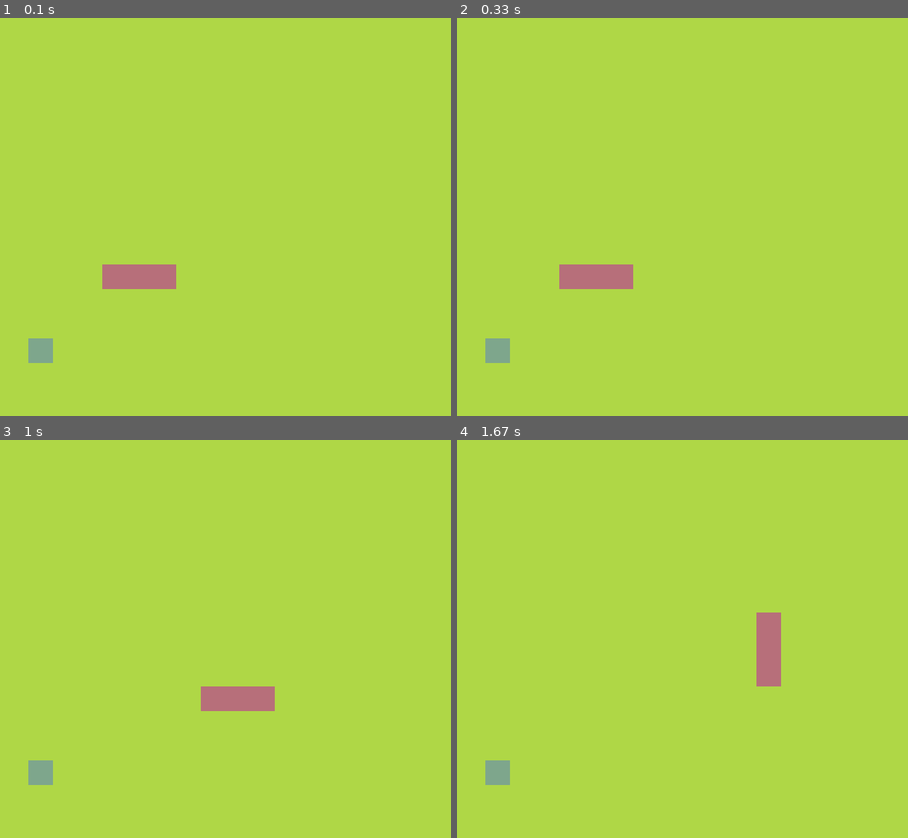
Above: before the commit, frames 1-4 (two rows, left to right).
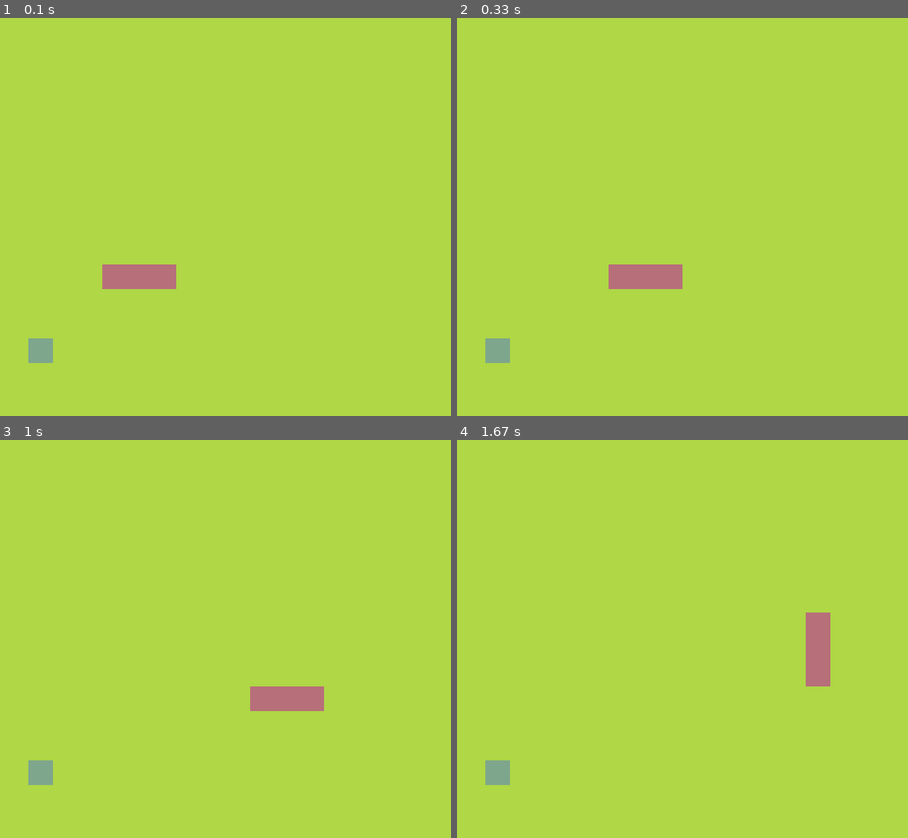
Above: after the commit, the same moments.

Repository: Leovalcante/pygame-snake
Game: pygame game, started from snake.py
Two runs of this game, one before a commit and one after it. Both use one fixed random seed, a clock stepped at 60 frames per second and the inputs below.
Inputs:
- Up to frame 1 (0.1 s): no input
- Up to frame 2 (0.33 s): no input
- Up to frame 3 (1 s): hold C 0.33-0.8 s; hold Right 0.33-0.8 s
- Up to frame 4 (1.67 s): hold Up from 1.33 s (still down)

Frame 1 is identical in both runs. In frame 2, 1.4% of the frame differs, in the area x 22-50%, y 61-69%; in frame 3, 1.4%; in frame 4, 2.0%, in the area x 66-83%, y 43-62%.

Commit message:
add lose condition and apple eating

Diff:
--- a/snake.py
+++ b/snake.py
@@ -23,11 +23,17 @@
         fruit_rect = get_grid_rect(self.x, self.y)
         pygame.draw.rect(screen, (126, 166, 140), fruit_rect)
 
+    def replace(self):
+        self.x = get_rand()
+        self.y = get_rand()
+        self.pos = Vector2(self.x, self.y)
+
 
 class Snake:
     def __init__(self):
-        self.body = [Vector2(5, 10), Vector2(6, 10), Vector2(7, 10)]
+        self.body = [Vector2(7, 10), Vector2(6, 10), Vector2(5, 10)]
         self.direction = Vector2(1, 0)
+        self.new_block = False
 
     def draw(self):
         for block in self.body:
@@ -35,9 +41,56 @@
             pygame.draw.rect(screen, (183, 111, 122), block_rect)
 
     def move(self):
-        body = self.body[:-1]
+        if self.new_block:
+            body = self.body[:]
+            self.new_block = False
+        else:
+            body = self.body[:-1]
+
         body.insert(0, body[0] + self.direction)
         self.body = body[:]
+
+    def eat(self):
+        self.new_block = True
+
+
+class Game:
+    def __init__(self):
+        self.snake = Snake()
+        self.fruit = Fruit()
+
+    def update(self):
+        self.snake.move()
+        self.check_collision()
+        self.check_fail()
+
+    def draw(self):
+        self.snake.draw()
+        self.fruit.draw()
+
+    def check_collision(self):
+        if self.fruit.pos == self.snake.body[0]:
+            self.fruit.replace()
+            self.snake.eat()
+
+    def check_fail(self):
+        head = self.snake.body[0]
+        # wall check
+        x_ok = 0 <= head.x < cell_number
+        y_ok = 0 <= head.y < cell_number
+        if not (x_ok and y_ok):
+            self.game_over()
+
+        # snake check
+        if head in self.snake.body[1:]:
+            print(head)
+            print(self.snake.body[1:])
+            print("machedavero?")
+            self.game_over()
+
+    def game_over(self):
+        pygame.quit()
+        sys.exit()
 
 
 cell_size = 40
@@ -48,11 +101,10 @@
 screen = pygame.display.set_mode((window_size, window_size))
 clock = pygame.time.Clock()
 
-fruit = Fruit()
-snake = Snake()
-
 SCREEN_UPDATE_EVENT = pygame.USEREVENT
 pygame.time.set_timer(SCREEN_UPDATE_EVENT, 150)
+
+game = Game()
 
 while True:
     for event in pygame.event.get():
@@ -60,19 +112,25 @@
             pygame.quit()
             sys.exit()
         elif event.type == SCREEN_UPDATE_EVENT:
-            snake.move()
+            game.update()
         elif event.type == pygame.KEYDOWN:
             if event.key == pygame.K_UP:
-                snake.direction = Vector2(0, -1)
+                if game.snake.direction.y != 1:
+                    game.snake.direction = Vector2(0, -1)
             elif event.key == pygame.K_DOWN:
-                snake.direction = Vector2(0, 1)
+                if game.snake.direction.y != -1:
+                    game.snake.direction = Vector2(0, 1)
             elif event.key == pygame.K_RIGHT:
-                snake.direction = Vector2(1, 0)
+                if game.snake.direction.x != -1:
+                    game.snake.direction = Vector2(1, 0)
             elif event.key == pygame.K_LEFT:
-                snake.direction = Vector2(-1, 0)
+                if game.snake.direction.x != 1:
+                    game.snake.direction = Vector2(-1, 0)
+            elif event.key == pygame.K_c and pygame.key.get_mods() & pygame.K_LCTRL:
+                pygame.quit()
+                sys.exit()
 
     screen.fill((175, 215, 70))
-    fruit.draw()
-    snake.draw()
+    game.draw()
     pygame.display.update()
     clock.tick(60)
